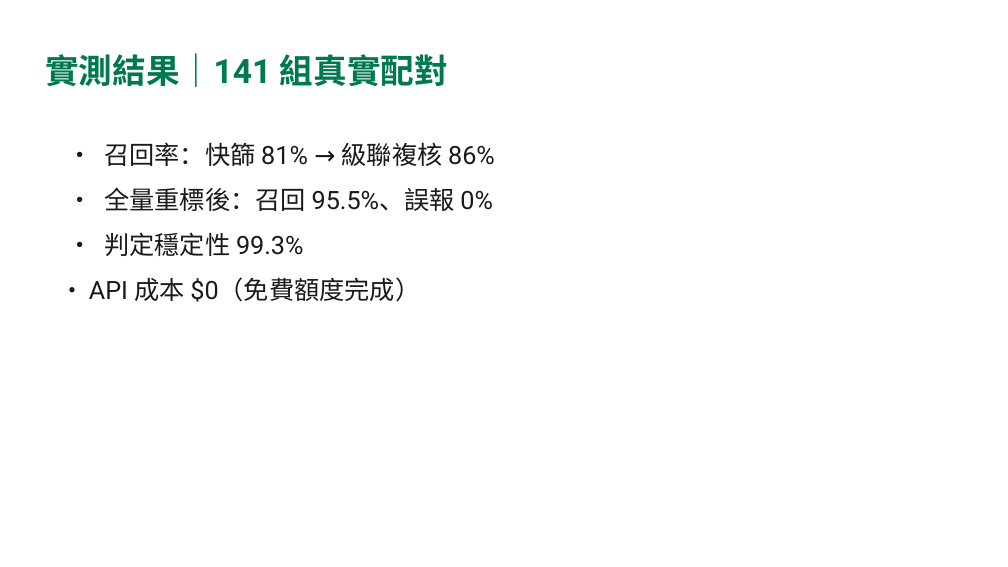
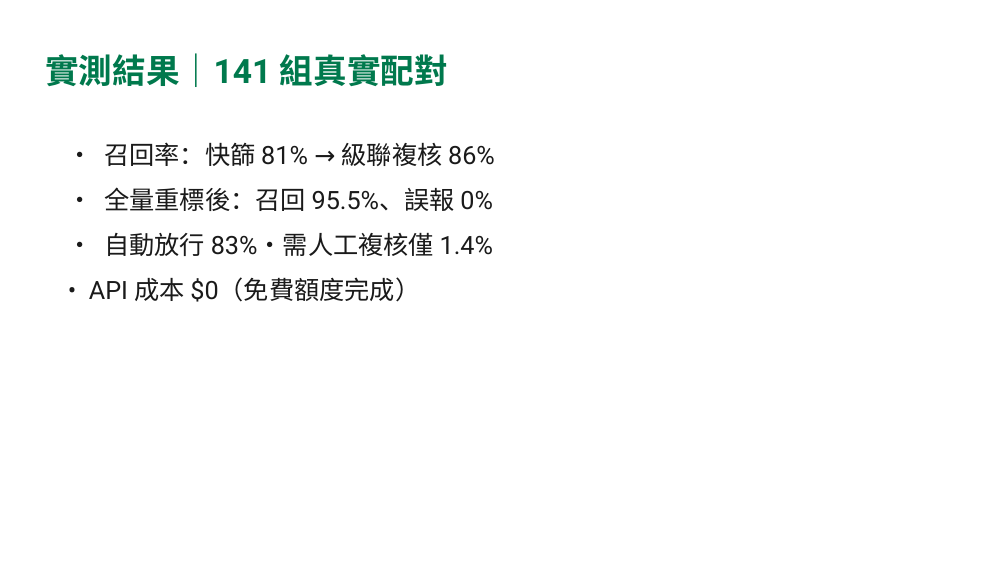
Before and after one commit to TimmyChen1110/iRent-AI, a slide deck: slide 6 of 環節二_還車影像AI辨識/Timmy_Project_Report/presentation.pptx. Drawn at 1008x567 pixels with LibreOffice and Linux fonts; fonts in the diff are those of the drawing. Boxes give left, top, right and bottom in pixels: in the first picture for what was removed or moved away, otherwise in the second. Text is boxed around its words. In the diff, an @@ line names an element or a change of style, - is before the commit and + after.

```diff
--- a/環節二_還車影像AI辨識/Timmy_Project_Report/presentation.pptx
+++ b/環節二_還車影像AI辨識/Timmy_Project_Report/presentation.pptx
@@ text at (104,233,493,256): text changed @@
-• 判定穩定性 99.3%
+• 自動放行 83%・需人工複核僅 1.4%
```
Also in this commit, not shown: 2 other slides changed, 37 other files.
